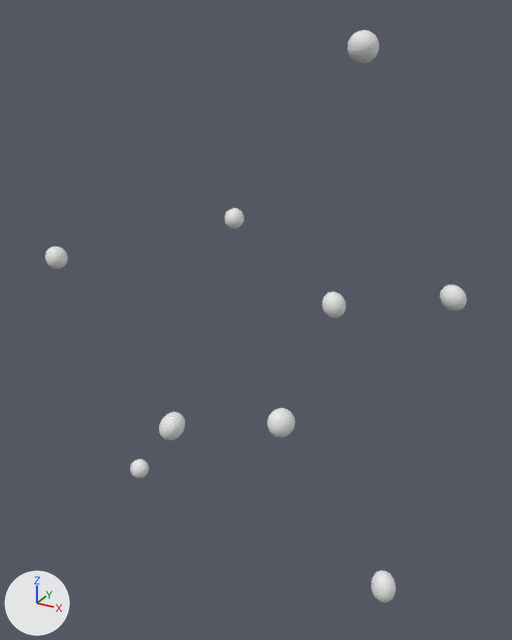
The OBJ model data/radials/radial_06/radial.obj as it was, and as the next commit left it.
The view is the same before and after, from a 50 mm lens placed at (1.06, -1.9, 1.25), pointed at (-0.23, 0.46, 0.07). The axes (+X, +Y, +Z) are drawn at lower left. The lights are the same throughout. The older version comes first. Where no turn or scale is listed for an object, it has been applied to the vertices.

Names of what the first picture shows: 'radial'.
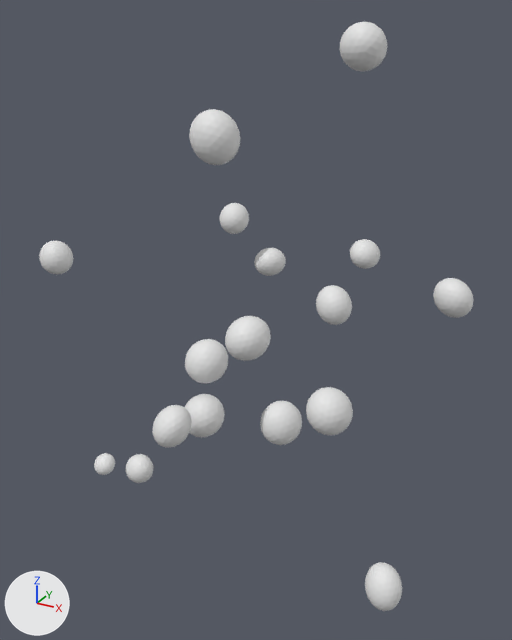
The change, as a list of edits to the scene's bpy script:
```text
Change me_radial:
    remove me_radial.from_pydata(...)  # 1458 vertices, 2880 faces; spans x -1.17..0.51, y -0.26..0.95, z -0.93..1.19
    add me_radial.from_pydata(...)  # 2754 vertices, 5440 faces; spans x -1.19..0.54, y -0.28..1.16, z -0.96..1.21
    me_radial part 1: the loose piece of 162 vertices spanning x 0.1..0.19, y 0.31..0.4, z 0.2..0.3 is scaled about its middle by 1.5
    me_radial part 2: the loose piece of 162 vertices spanning x 0.4..0.51, y 0.84..0.95, z 0.09..0.2 is scaled about its middle by 1.5
    me_radial part 3: the loose piece of 162 vertices spanning x -0.53..-0.45, y -0.08..-0.01, z -0.48..-0.4 is scaled about its middle by 1.5
    me_radial part 4: the loose piece of 162 vertices spanning x 0.22..0.31, y 0.15..0.24, z 1.1..1.19 is scaled about its middle by 1.5
    me_radial part 5: the loose piece of 162 vertices spanning x -0.24..-0.15, y -0.26..-0.16, z -0.11..-0.01 is scaled about its middle by 1.5
    me_radial part 6: the loose piece of 162 vertices spanning x -0.06..0.05, y 0.19..0.29, z -0.29..-0.18 is scaled about its middle by 1.5
    me_radial part 7: the loose piece of 162 vertices spanning x -0.63..-0.54, y 0.84..0.93, z 0.3..0.4 is scaled about its middle by 1.5
    me_radial part 8: the loose piece of 162 vertices spanning x 0.41..0.51, y 0.2..0.31, z -0.93..-0.81 is scaled about its middle by 1.5
    me_radial part 9: the loose piece of 162 vertices spanning x -1.17..-1.07, y 0.22..0.31, z 0.21..0.3 is scaled about its middle by 1.5
    me_radial part 10: the loose piece of 162 vertices spanning x -0.24..-0.15, y -0.26..-0.16, z -0.11..-0.01 is copied, and the copy is multiplied about its middle by the matrix ((0.281, 0.681, -1.476), (0.916, -1.304, -0.427), (-1.343, -0.747, -0.6)), then moved by (0.0, 0.19, -0.06); it spans x -0.27..-0.11, y -0.1..0.06, z -0.2..-0.04
    me_radial part 11: the loose piece of 162 vertices spanning x -0.53..-0.45, y -0.08..-0.01, z -0.48..-0.4 is copied, and the copy is multiplied about its middle by the matrix ((-1.028, 0.007, -0.693), (0.234, -1.163, -0.36), (-0.652, -0.43, 0.963)), then moved by (-0.42, 0.25, -0.28); it spans x -0.96..-0.86, y 0.16..0.26, z -0.77..-0.67
    me_radial part 12: the loose piece of 162 vertices spanning x -0.63..-0.54, y 0.84..0.93, z 0.3..0.4 is copied, and the copy is multiplied about its middle by the matrix ((0.457, -0.811, 1.189), (0.866, -0.842, -0.907), (1.15, 0.956, 0.21)), then moved by (0.14, 0.1, -0.22); it spans x -0.52..-0.37, y 0.91..1.06, z 0.06..0.2
    me_radial part 13: the loose piece of 162 vertices spanning x -0.24..-0.15, y -0.26..-0.16, z -0.11..-0.01 is copied, and the copy is multiplied about its middle by the matrix ((1.789, -0.008, -0.359), (-0.158, -1.54, 0.732), (-0.065, -0.753, -1.424)), then moved by (-0.04, 0.28, 0.11); it spans x -0.31..-0.15, y -0.01..0.15, z -0.03..0.13
    me_radial part 14: the loose piece of 162 vertices spanning x 0.1..0.19, y 0.31..0.4, z 0.2..0.3 is copied, and the copy is multiplied about its middle by the matrix ((-1.164, 0.968, 0.088), (1.166, 1.3, 0.461), (0.065, 0.485, -1.442)), then moved by (-0.12, -0.44, 0.02); it spans x -0.04..0.1, y -0.16..0.0, z 0.19..0.34
    me_radial part 15: the loose piece of 162 vertices spanning x 0.1..0.19, y 0.31..0.4, z 0.2..0.3 is copied, and the copy is multiplied about its middle by the matrix ((-1.548, 0.237, 1.307), (-1.161, -1.217, -1.154), (0.646, -1.62, 1.059)), then moved by (-0.49, -0.02, 0.57); it spans x -0.44..-0.24, y 0.25..0.43, z 0.72..0.92
    me_radial part 16: the loose piece of 162 vertices spanning x 0.4..0.51, y 0.84..0.95, z 0.09..0.2 is copied, and the copy is multiplied about its middle by the matrix ((0.875, -0.079, -0.798), (0.795, 1.103, 0.77), (0.413, -0.803, 0.688)), then moved by (-0.46, 0.19, 0.06); it spans x -0.07..0.07, y 1.0..1.16, z 0.14..0.28
    me_radial part 17: the loose piece of 162 vertices spanning x 0.1..0.19, y 0.31..0.4, z 0.2..0.3 is copied, and the copy is multiplied about its middle by the matrix ((-0.15, 0.206, 1.65), (-0.144, 1.649, -0.219), (-1.657, -0.162, -0.13)), then moved by (0.15, -0.37, -0.21); it spans x 0.22..0.38, y -0.09..0.07, z -0.04..0.11
```

Changed parts and their boxes (x1, y1, x2, y2) in the pictures (512 x 640 px; the box of a moved part takes in the faces that stretch with it):
'radial', reshaped: before (45, 30, 467, 603); after (39, 22, 474, 611)
part 1 of me_radial, moved or reshaped: before (322, 292, 346, 318); after (316, 285, 352, 325)
part 2 of me_radial, moved or reshaped: before (440, 285, 467, 311); after (433, 278, 474, 318)
part 3 of me_radial, moved or reshaped: before (130, 459, 149, 478); after (126, 454, 154, 483)
part 4 of me_radial, moved or reshaped: before (347, 30, 379, 63); after (340, 22, 387, 71)
part 5 of me_radial, moved or reshaped: before (159, 412, 185, 440); after (153, 405, 192, 448)
part 6 of me_radial, moved or reshaped: before (267, 408, 295, 438); after (260, 401, 302, 445)
part 7 of me_radial, moved or reshaped: before (225, 208, 244, 229); after (220, 203, 249, 234)
part 8 of me_radial, moved or reshaped: before (371, 570, 396, 603); after (365, 562, 402, 611)
part 9 of me_radial, moved or reshaped: before (45, 246, 68, 269); after (39, 241, 73, 275)
part 10 of me_radial, added: after (184, 394, 225, 438)
part 11 of me_radial, added: after (94, 453, 115, 475)
part 12 of me_radial, added: after (254, 248, 286, 276)
part 13 of me_radial, added: after (185, 339, 228, 383)
part 14 of me_radial, added: after (225, 316, 271, 361)
part 15 of me_radial, added: after (189, 109, 240, 165)
part 16 of me_radial, added: after (350, 239, 380, 269)
part 17 of me_radial, added: after (306, 387, 353, 435)
